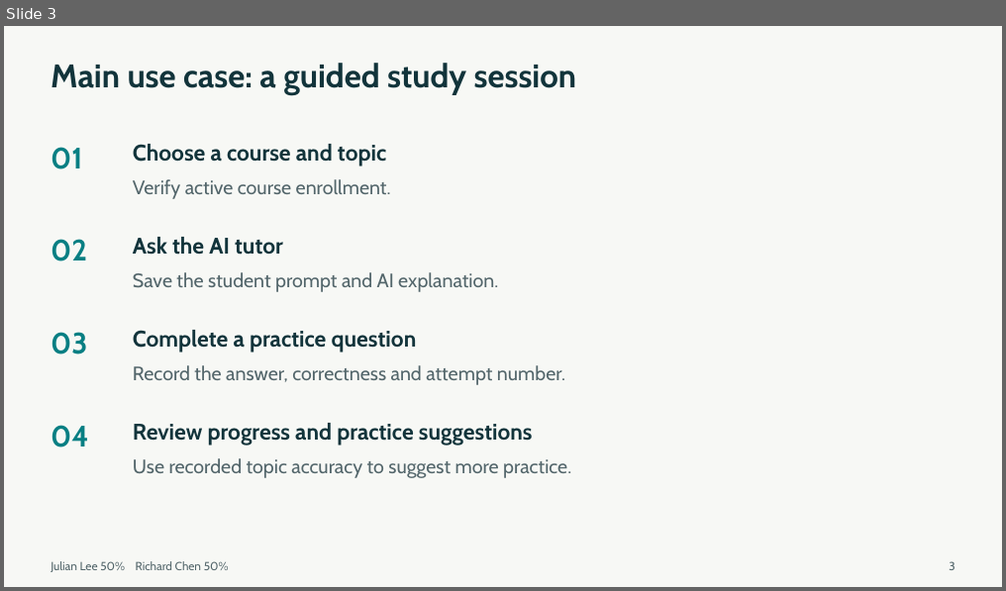
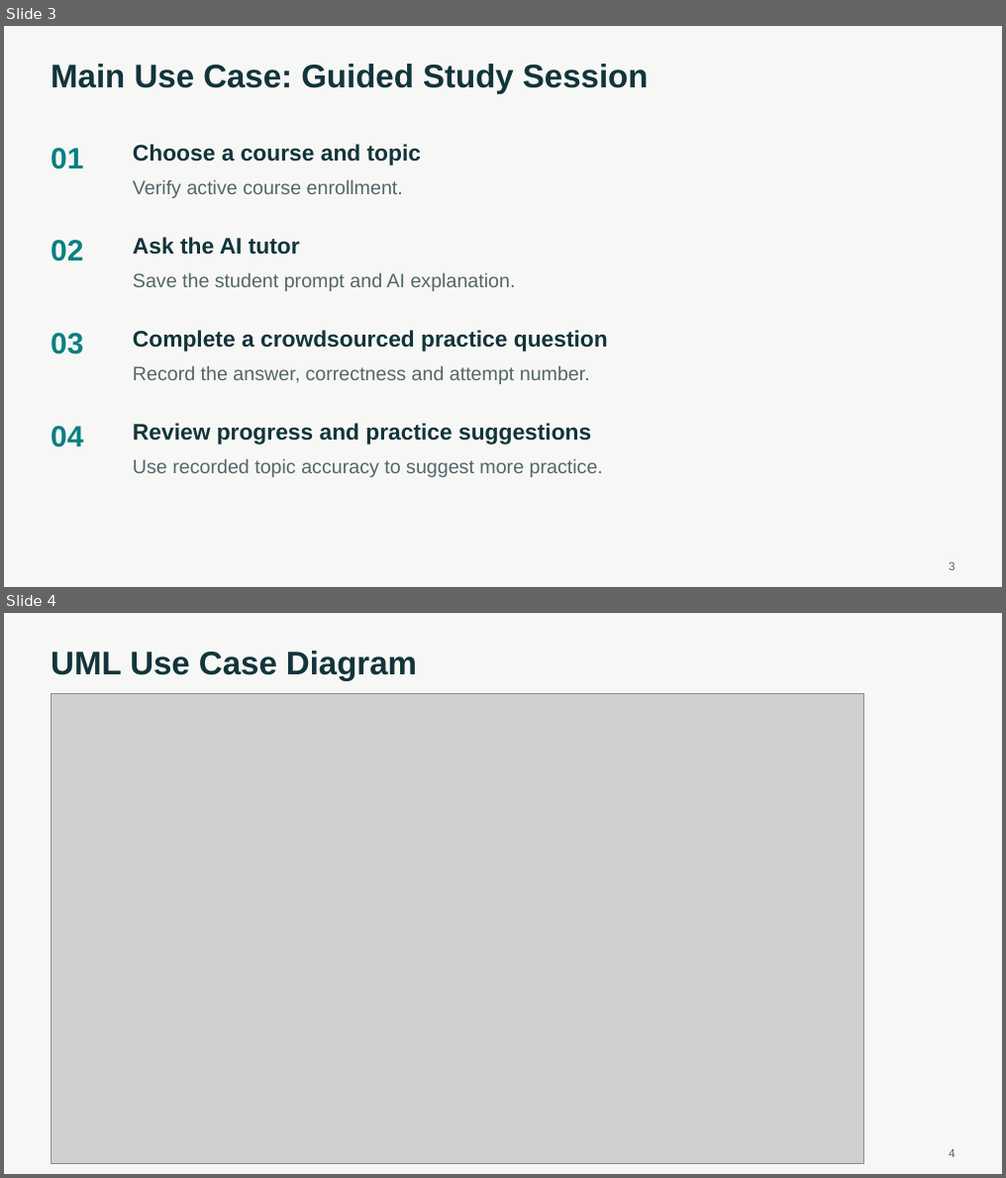
Before and after one commit to BoyManWamen/YouTutor, a slide deck: Checkpoint1-slides.pptx. Shown one above the other, each under a label of ours: slide 3 before the commit, slides 3 and 4 after it. The pictures are 1006x591 and 1006x1178 pixels, drawn with LibreOffice and Linux fonts; fonts in the diff are those of the drawing; grey boxes stand for pictures. Boxes give left, top, right and bottom in pixels: in the first picture for what was removed or moved away, otherwise in the second. Text is boxed around its words. In the diff, an @@ line names an element or a change of style, - is before the commit and + after.

```diff
--- a/Checkpoint1-slides.pptx
+++ b/Checkpoint1-slides.pptx
@@ slide 4 added at (4, 613, 1002, 1174), background #F7F8F5 @@
@@ text added at (51, 651, 417, 681), 31.5 pt, text #12343B, bold @@
+UML Use Case Diagram
@@ picture added at (51, 693, 863, 1163) @@
@@ text added at (948, 1150, 955, 1157), 11.2 pt, text #53666B @@
+4
@@ slide 3 changed as well @@
@@ text at (51, 64, 648, 94): text changed; font Cabin to Arial @@
-Main use case: a guided study session
+Main Use Case: Guided Study Session
@@ text at (133, 330, 608, 352): text changed; font Cabin to Arial @@
-Complete a practice question
+Complete a crowdsourced practice question
@@ font Cabin to Arial in 12 elements at (948, 563, 955, 570), (51, 148, 83, 170), (133, 144, 421, 166), (133, 180, 403, 198), (51, 240, 83, 262), (133, 237, 300, 255), (133, 274, 516, 291), (51, 333, 83, 355), (133, 367, 590, 384), (51, 426, 83, 448), (133, 423, 591, 444), (133, 460, 603, 477) @@
@@ text removed at (51, 562, 229, 572) @@
-Julian Lee 50% Richard Chen 50%
```
Also in this commit, not shown: 2 other slides changed, 12 other slides added, 1 slide removed, 1 other file.
